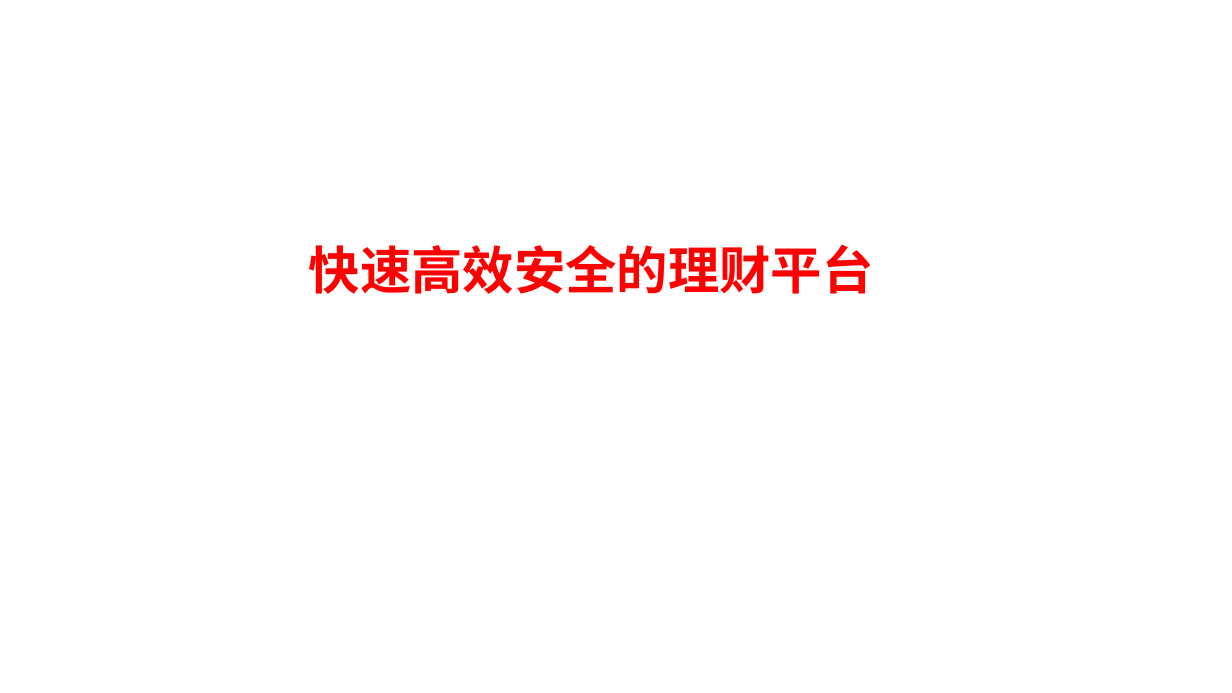
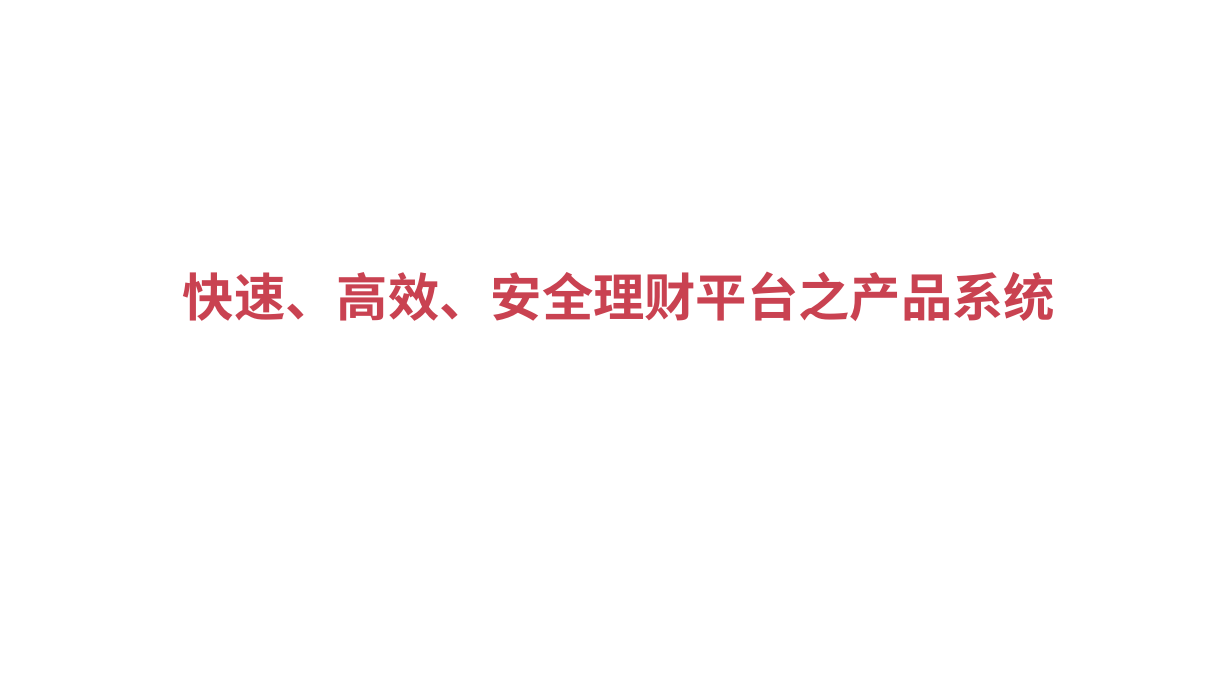
Before and after one commit to 1329555958/financial, a slide deck: slide 1 of 理财平台.pptx. Drawn at 1232x693 pixels with LibreOffice and Linux fonts; fonts in the diff are those of the drawing; background and template pictures are left out. Boxes give left, top, right and bottom in pixels: in the first picture for what was removed or moved away, otherwise in the second. Text is boxed around its words. In the diff, an @@ line names an element or a change of style, - is before the commit and + after.

```diff
--- a/理财平台.pptx
+++ b/理财平台.pptx
@@ text at (x1=183, y1=272, x2=1055, y2=321): text changed; text colour #FF0000 to #C94251 @@
-快速高效安全的理财平台
+快速、高效、安全理财平台之产品系统
```
Also in this commit, not shown: 9 other slides changed, 21 slides added, 5 slides removed.
